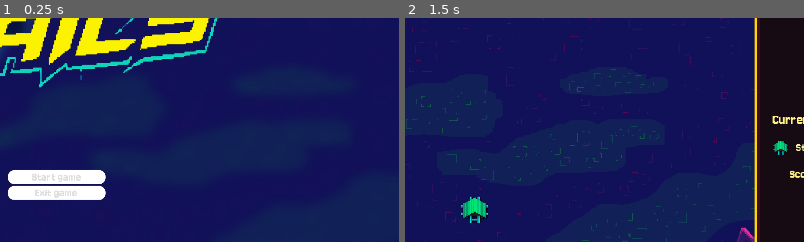
Above: before the commit, frames 1-2 (left to right).
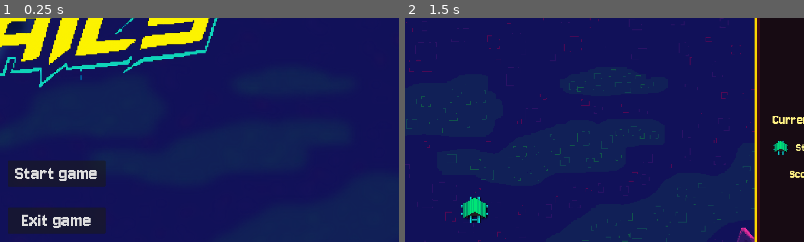
Above: after the commit, the same moments.

Repository: adrians127/euro-train
Game: Godot game, scene res://scenes/Mainmenu.tscn
The game is run twice, just before and just after one commit, with the same random seed, the same clock (stepped at 60 frames per second) and the same inputs.
Inputs (mouse positions are % of the whole screen's width and height, from its top left):
- Up to frame 1 (0.25 s): no input
- Up to frame 2 (1.5 s): click "Start game" at 0.5 s; tap Enter at 1.25 s; move the mouse to (8, 9) at 1.27 s; click (8, 9) at 1.42 s
The pictures show only the part of the screen within x 43-93%, y 25-75%; the shares and areas given below are measured in that part.

The runs differ from the first frame. In frame 1, 7.0% of the frame differs, in the area x 2-27%, y 63-97%; in frame 2, nothing differs.

Commit message:
Main menu ui

Diff:
--- a/scenes/Mainmenu.tscn
+++ b/scenes/Mainmenu.tscn
@@ -1,16 +1,9 @@
-[gd_scene load_steps=6 format=3 uid="uid://c0ix3ngwekma2"]
+[gd_scene load_steps=5 format=3 uid="uid://c0ix3ngwekma2"]
 
 [ext_resource type="Script" uid="uid://2rm5aget2c4b" path="res://scripts/mainmenu.gd" id="1_gmv32"]
 [ext_resource type="FontFile" uid="uid://rtxkqtqh6g0n" path="res://fonts/Jersey10-Regular.ttf" id="2_krtfg"]
 [ext_resource type="Texture2D" uid="uid://c4sjq7nwjm3r5" path="res://assets/background-europe-blur.png" id="2_n47lj"]
 [ext_resource type="Texture2D" uid="uid://c607ib00aqa8x" path="res://assets/logo-no-background.png" id="3_45mqy"]
-
-[sub_resource type="StyleBoxFlat" id="StyleBoxFlat_fk6kl"]
-bg_color = Color(1, 1, 1, 1)
-corner_radius_top_left = 16
-corner_radius_top_right = 16
-corner_radius_bottom_right = 16
-corner_radius_bottom_left = 16
 
 [node name="Mainmenu" type="Control"]
 layout_mode = 3
@@ -34,19 +27,22 @@
 offset_bottom = 230.0
 grow_horizontal = 2
 grow_vertical = 2
+theme_override_constants/separation = 50
 
 [node name="Button" type="Button" parent="VBoxContainer"]
 layout_mode = 2
+theme_override_colors/font_hover_color = Color(0.0588235, 0.831373, 0.72549, 1)
+theme_override_colors/font_focus_color = Color(0.054902, 0.827451, 0.72549, 1)
+theme_override_colors/font_pressed_color = Color(0.0588235, 0.831373, 0.729412, 1)
 theme_override_fonts/font = ExtResource("2_krtfg")
-theme_override_font_sizes/font_size = 30
-theme_override_styles/normal = SubResource("StyleBoxFlat_fk6kl")
+theme_override_font_sizes/font_size = 50
 text = "Start game"
 
 [node name="Button2" type="Button" parent="VBoxContainer"]
 layout_mode = 2
+theme_override_colors/font_hover_color = Color(0.988235, 0, 0, 1)
 theme_override_fonts/font = ExtResource("2_krtfg")
-theme_override_font_sizes/font_size = 30
-theme_override_styles/normal = SubResource("StyleBoxFlat_fk6kl")
+theme_override_font_sizes/font_size = 50
 text = "Exit game"
 
 [node name="Camera2D" type="Camera2D" parent="."]
--- a/scenes/Station.tscn
+++ b/scenes/Station.tscn
@@ -4,7 +4,7 @@
 [ext_resource type="FontFile" uid="uid://rtxkqtqh6g0n" path="res://fonts/Jersey10-Regular.ttf" id="2_wy22o"]
 
 [sub_resource type="RectangleShape2D" id="RectangleShape2D_csis4"]
-size = Vector2(16, 16)
+size = Vector2(60, 60)
 
 [node name="Area2D" type="Area2D"]
 script = ExtResource("1_wy22o")
